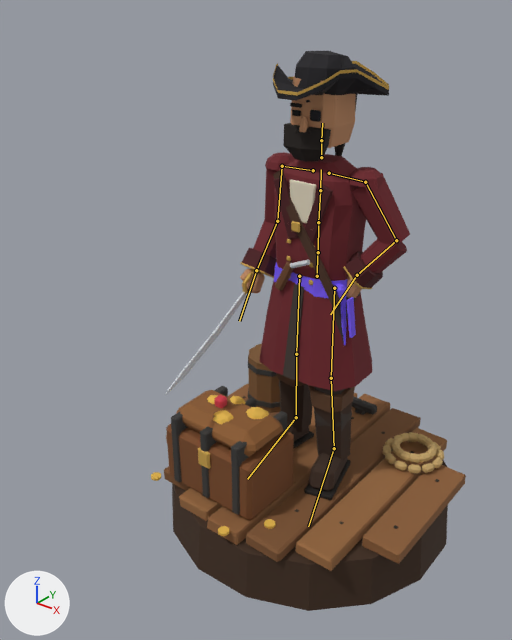
The glTF model web/public/models/pirate.glb: old version first, new version second.
Before and after are seen from a 50 mm lens placed at (1.63, -2.47, 2.18), pointed at (-0.22, -0.16, 0.74). Lighting does not change. The marker at lower left points along +X, +Y and +Z. The older version comes first. The bones that bend it are drawn over the model as lines.

In view in the first picture: 'PirateBase', 'PirateBody', 'PirateProp'.
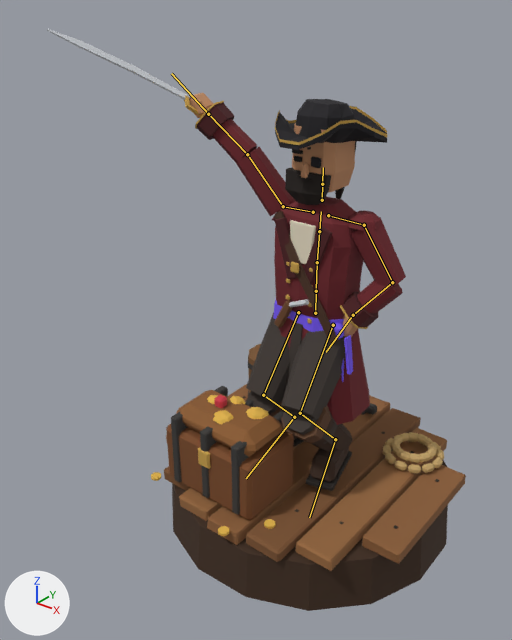
The newer file adds an action. The first version stands in its rest pose; the second is drawn at frame 26 of the action 'cheer'.

Where the change shows, as pixel boxes [x1, y1, x2, y2] in the pictures (512 x 640 px):
'PirateBody', posed (46% wider): before [165, 51, 410, 500]; after [47, 29, 406, 491]
bone 'Hips', root to tip: before (317, 276) to (317, 254); after (315, 313) to (316, 292)
bone 'Spine1', root to tip: before (318, 222) to (320, 190); after (317, 262) to (319, 231)
bone 'Head', root to tip: before (321, 140) to (322, 123); after (322, 184) to (323, 167)
bone 'ArmR', root to tip: before (282, 166) to (277, 221); after (283, 206) to (247, 154)
bone 'ForeArmR', root to tip: before (277, 221) to (256, 270); after (247, 154) to (208, 114)
bone 'UpLegL', root to tip: before (334, 288) to (331, 378); after (333, 325) to (300, 413)
bone 'LegL', root to tip: before (331, 378) to (334, 448); after (300, 413) to (335, 439)
bone 'FootL', root to tip: before (334, 448) to (308, 526); after (335, 439) to (309, 517)
bone 'UpLegR', root to tip: before (299, 276) to (296, 354); after (298, 312) to (263, 395)
bone 'LegR', root to tip: before (296, 354) to (296, 417); after (263, 395) to (294, 417)
bone 'FootR', root to tip: before (296, 417) to (247, 479); after (294, 417) to (246, 478)

The edits, one by one:
Bone 'Hips' (bone_hips) moves from (0.0, 0.0, 0.0) to (0.0, -0.183, 0.0).
Bone 'Spine1' (bone_spine1) turns from (0, 0, 0) to (-3, 0, 0) degrees about its own x, y and z.
Bone 'Head' (bone_head) turns from (0, 0, 0) to (3, 0, 0) degrees about its own x, y and z.
Bone 'ArmR' (bone_armr) turns from (0, 0, 0) to (0, 1, 133) degrees about its own x, y and z.
Bone 'ForeArmR' (bone_forearmr) turns from (0, 0, 0) to (41, 4, -10) degrees about its own x, y and z.
Bone 'UpLegL' (bone_uplegl) turns from (0, 0, 0) to (-37, -5, -3) degrees about its own x, y and z.
Bone 'LegL' (bone_legl) turns from (0, 0, 0) to (77, 1, 5) degrees about its own x, y and z.
Bone 'FootL' (bone_footl) turns from (0, 0, 0) to (-25, -15, -25) degrees about its own x, y and z.
Bone 'UpLegR' (bone_uplegr) turns from (0, 0, 0) to (-37, 2, 1) degrees about its own x, y and z.
Bone 'LegR' (bone_legr) turns from (0, 0, 0) to (77, -1, -5) degrees about its own x, y and z.
Bone 'FootR' (bone_footr) turns from (0, 0, 0) to (-36, 9, 13) degrees about its own x, y and z.
